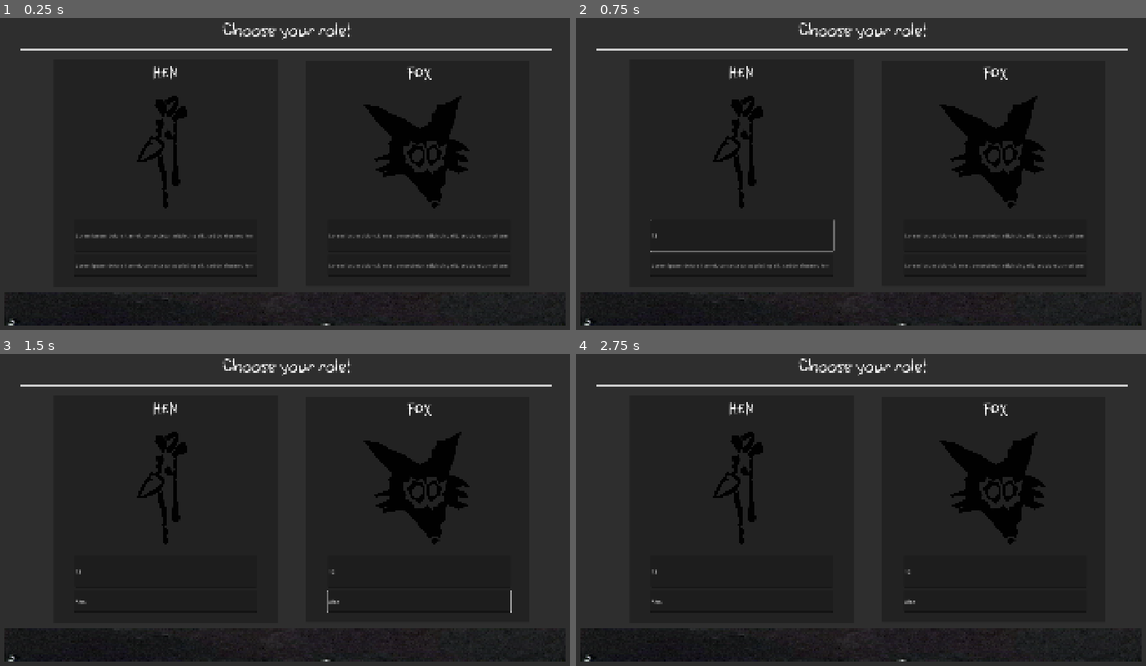
Above: before the commit, frames 1-4 (two rows, left to right).
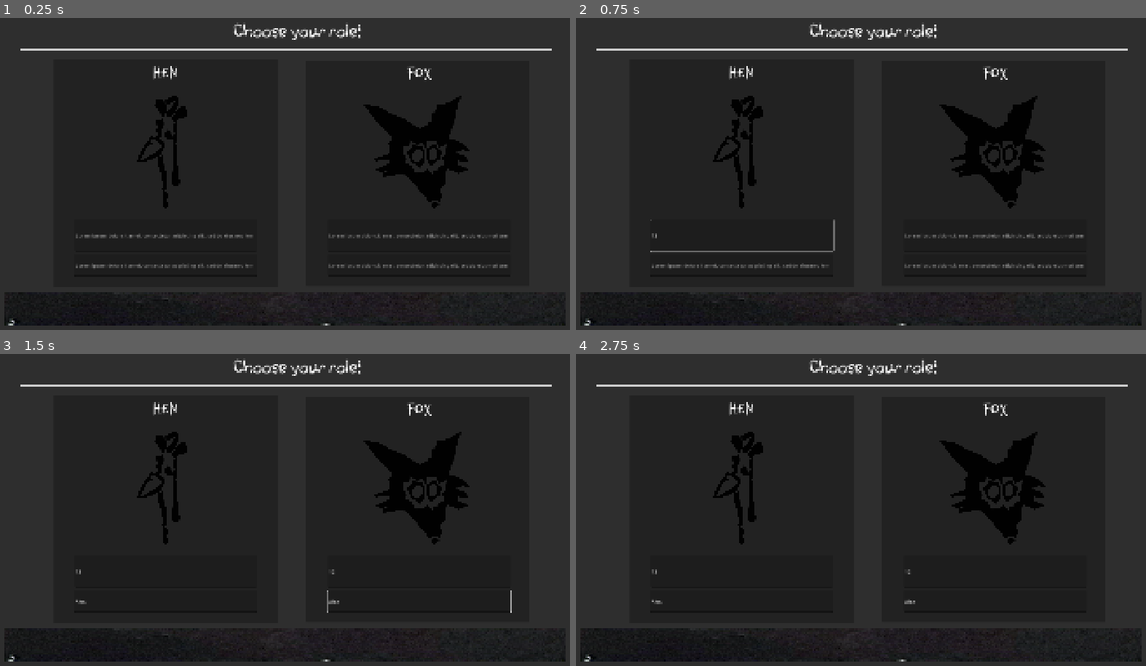
Above: after the commit, the same moments.

Repository: NewKrzysztofTeske/FARMA_GODOT
Game: Godot game, scene res://ENGINE/choose_role.tscn
The game is run twice, just before and just after one commit, with the same random seed, the same clock (stepped at 60 frames per second) and the same inputs. The project has no main scene, so this scene is started directly.
Inputs (mouse positions are in pixels of both pictures, inside the frame that each line leads up to):
- Up to frame 1 (0.25 s): no input
- Up to frame 2 (0.75 s): click (741, 236) at 0.52 s; type "12" at 0.6 s
- Up to frame 3 (1.5 s): click (165, 600) at 0.75 s; type "Alex" at 0.83 s; click (421, 572) at 0.98 s; type "12" at 1.07 s; click (421, 600) at 1.27 s; type "Alex" at 1.35 s
- Up to frame 4 (2.75 s): click "HEN" at 2 s

The runs differ from the first frame. In frame 1, 0.6% of the frame differs, in the area x 38-64%, y 1-7%; in frame 2, 0.6%; in frame 3, 0.6%; in frame 4, 0.6%.

Commit message:
Simple animation
- shake it up

Diff:
--- a/FARMA_GODOT/ENGINE/farma-godot/ENGINE/choose_role.tscn
+++ b/FARMA_GODOT/ENGINE/farma-godot/ENGINE/choose_role.tscn
@@ -40,6 +40,45 @@
 atlas = ExtResource("5_02o7k")
 region = Rect2(2265, 167, 163, 148)
 
+[sub_resource type="Animation" id="Animation_0p7bw"]
+resource_name = "MainLable_Shake"
+length = 6.0666666
+loop_mode = 1
+capture_included = true
+tracks/0/type = "value"
+tracks/0/imported = false
+tracks/0/enabled = true
+tracks/0/path = NodePath("Panel/Label:position")
+tracks/0/interp = 1
+tracks/0/loop_wrap = true
+tracks/0/keys = {
+"times": PackedFloat32Array(0.14, 2.3, 3.3666666, 5.866667),
+"transitions": PackedFloat32Array(1, 1, 1, 1),
+"update": 2,
+"values": [Vector2(785, 38), Vector2(785, 28.790987), Vector2(785, 33.56219), Vector2(785, 37.850708)]
+}
+
+[sub_resource type="Animation" id="Animation_t4fqj"]
+length = 0.001
+tracks/0/type = "value"
+tracks/0/imported = false
+tracks/0/enabled = true
+tracks/0/path = NodePath("Panel/Label:position")
+tracks/0/interp = 1
+tracks/0/loop_wrap = true
+tracks/0/keys = {
+"times": PackedFloat32Array(0),
+"transitions": PackedFloat32Array(1),
+"update": 0,
+"values": [Vector2(785, 38)]
+}
+
+[sub_resource type="AnimationLibrary" id="AnimationLibrary_0j6qw"]
+_data = {
+&"MainLable_Shake": SubResource("Animation_0p7bw"),
+&"RESET": SubResource("Animation_t4fqj")
+}
+
 [node name="Control" type="Control" unique_id=1547159223]
 layout_mode = 3
 anchors_preset = 15
@@ -84,17 +123,20 @@
 
 [node name="Label" type="Label" parent="Panel" unique_id=999878317]
 layout_mode = 1
-anchors_preset = -1
-anchor_right = 1.0
-anchor_bottom = 0.09907407
-offset_bottom = 23.0
-grow_horizontal = 2
+anchors_preset = 5
+anchor_left = 0.5
+anchor_right = 0.5
+offset_left = -175.0
+offset_top = 38.0
+offset_right = 245.00024
+offset_bottom = 98.00123
+grow_horizontal = 2
+pivot_offset_ratio = Vector2(0.5, 0.5)
 theme_override_fonts/font = ExtResource("1_ud3sl")
 theme_override_font_sizes/font_size = 60
 text = "Choose your role!"
 horizontal_alignment = 1
 vertical_alignment = 1
-metadata/_edit_use_anchors_ = true
 
 [node name="LeftPanel" type="Panel" parent="." unique_id=57061503]
 layout_mode = 1
@@ -281,3 +323,6 @@
 texture_over = SubResource("AtlasTexture_owuw8")
 texture_progress = SubResource("AtlasTexture_k8fn7")
 metadata/_edit_use_anchors_ = true
+
+[node name="AnimationPlayer" type="AnimationPlayer" parent="." unique_id=1465118397]
+libraries/ = SubResource("AnimationLibrary_0j6qw")
